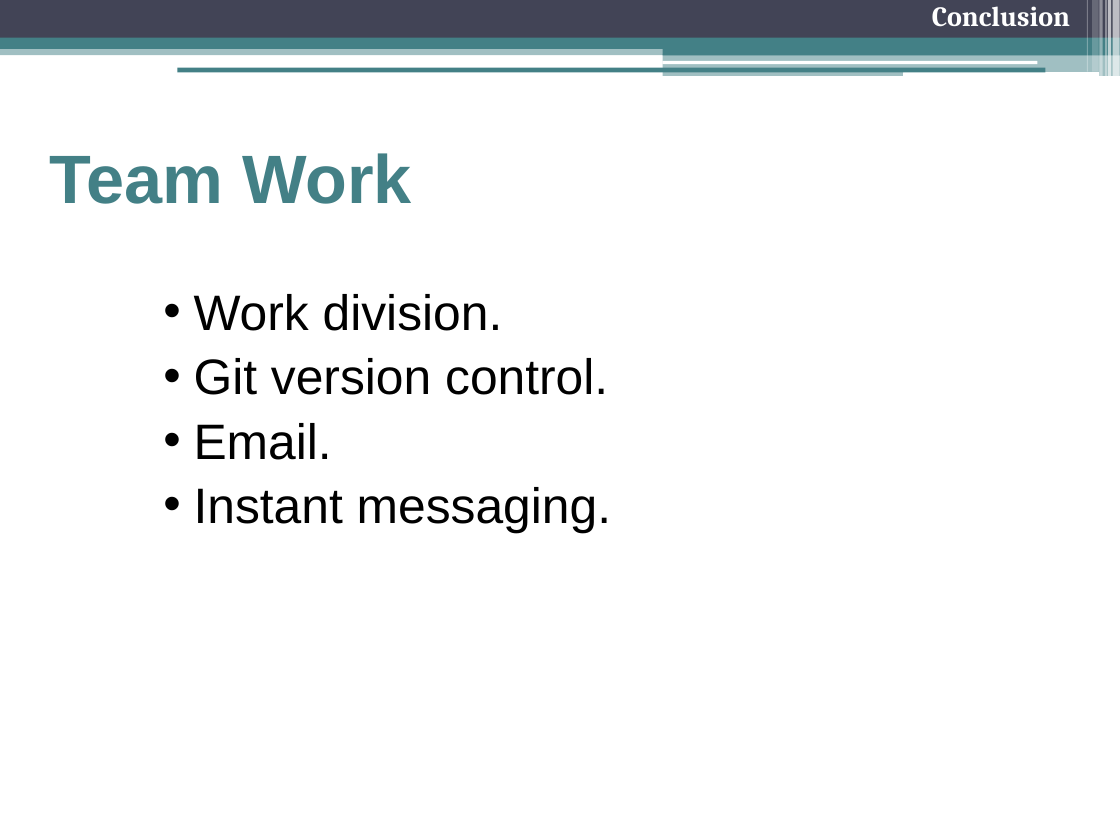
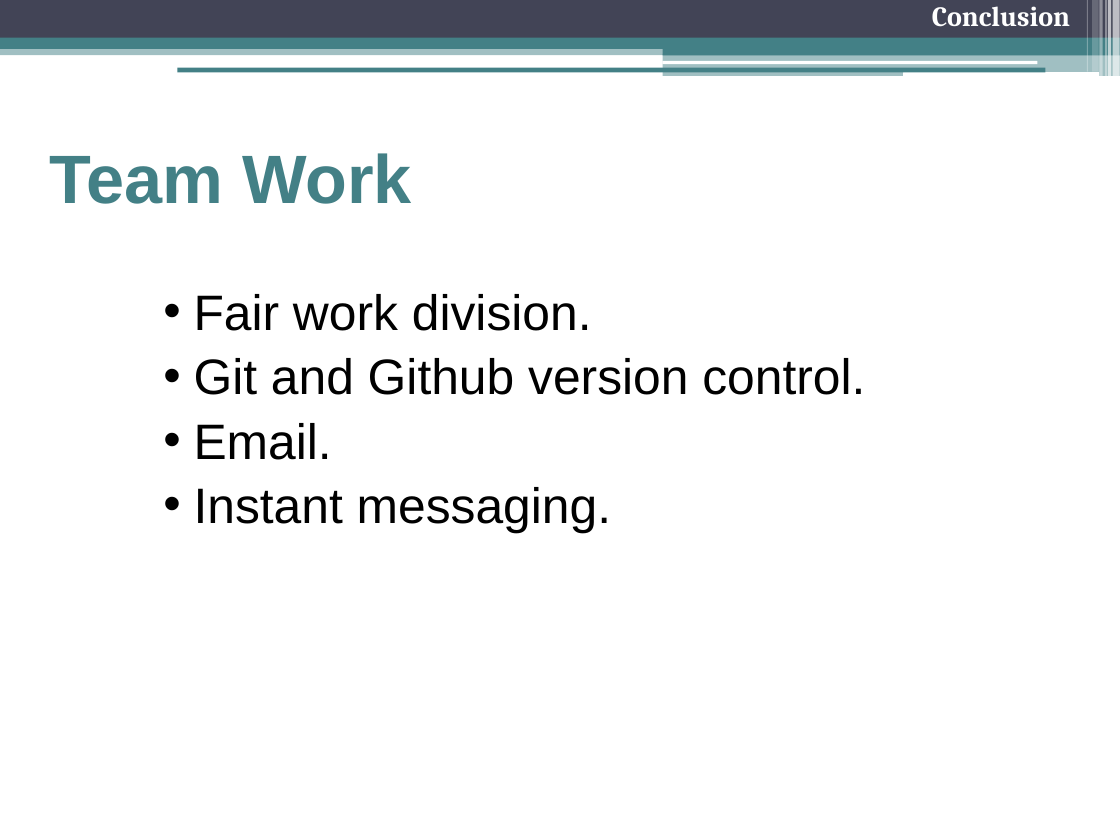
Before and after one commit to freecole/Lab-project, a slide deck: slide 33 of Presentation/2 Nov/Final Presentation.pptx (slide 32 before the commit). Drawn at 1120x840 pixels with LibreOffice and Linux fonts; fonts in the diff are those of the drawing. Boxes give left, top, right and bottom in pixels: in the first picture for what was removed or moved away, otherwise in the second. Text is boxed around its words. In the diff, an @@ line names an element or a change of style, - is before the commit and + after.

```diff
--- a/Presentation/2 Nov/Final Presentation.pptx
+++ b/Presentation/2 Nov/Final Presentation.pptx
@@ text at <box>194,294,865,395</box>: text changed @@
-    • Work division.
-    • Git version control.
+    • Fair work division.
+    • Git and Github version control.
```
Also in this commit, not shown: 22 other slides changed, 2 slides added, 1 slide removed.
